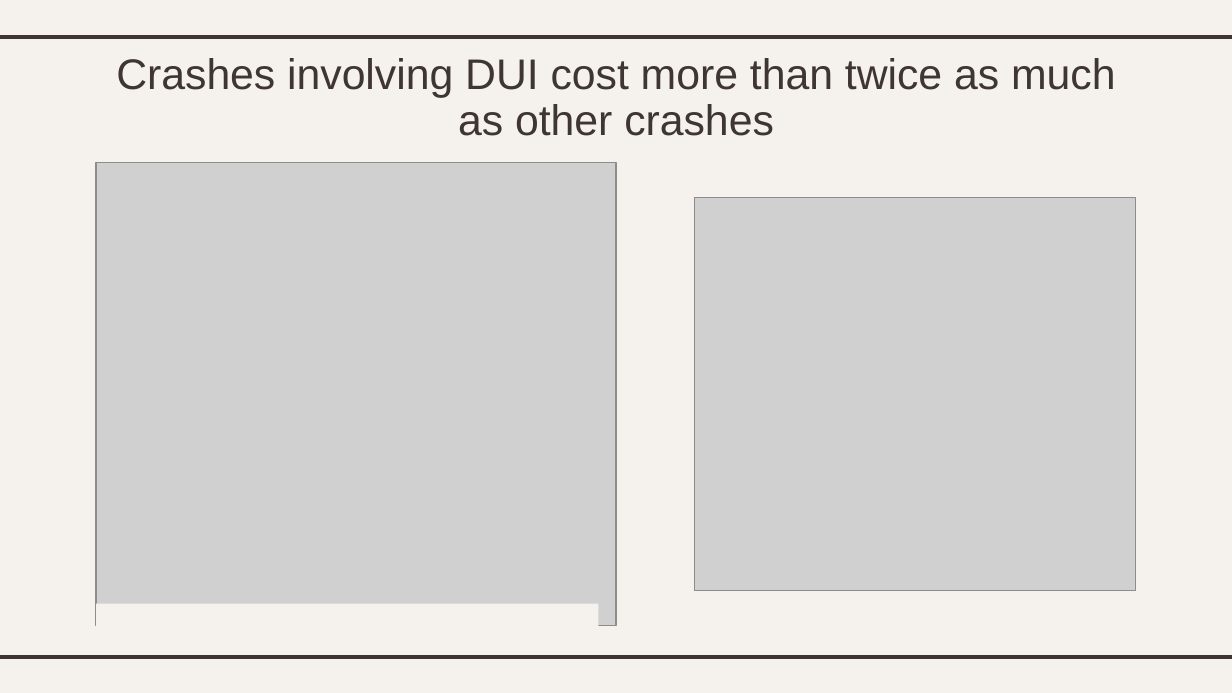
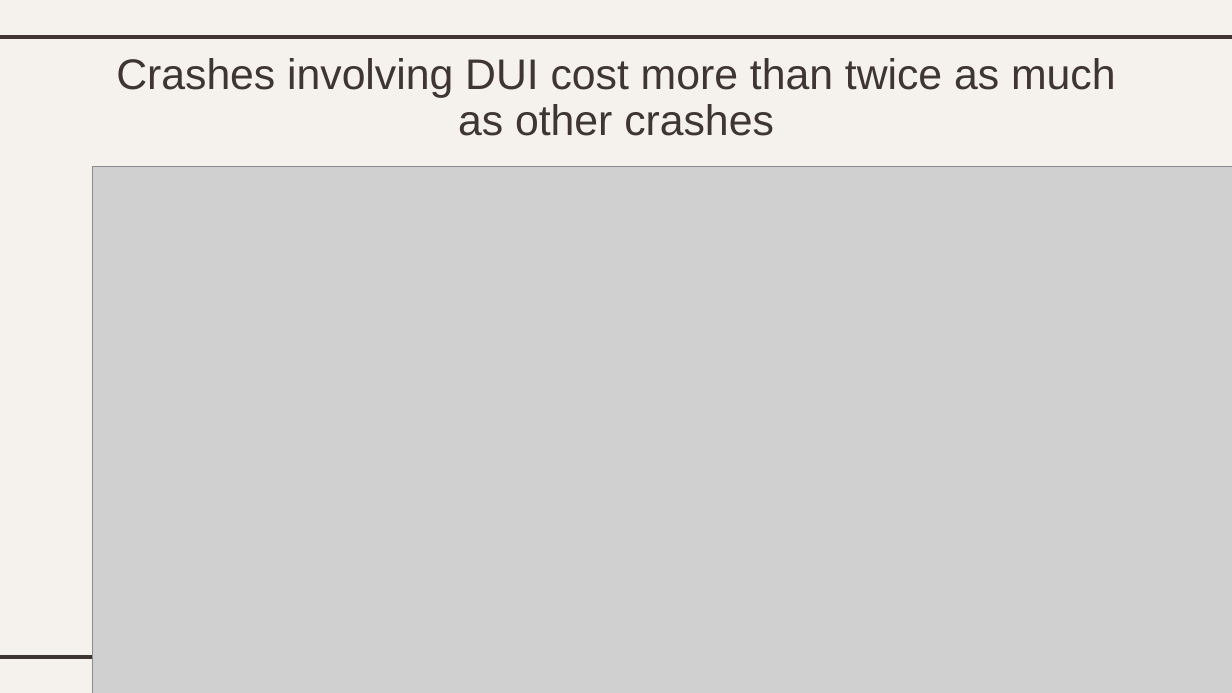
Before and after one commit to dtarek41/montgomery-crash-safety-capstone, a slide deck: slide 12 of deliverables/montgomery_crash_safety_presentation.pptx. Drawn at 1232x693 pixels with LibreOffice and Linux fonts; fonts in the diff are those of the drawing; grey boxes stand for pictures. Boxes give left, top, right and bottom in pixels: in the first picture for what was removed or moved away, otherwise in the second. Text is boxed around its words. In the diff, an @@ line names an element or a change of style, - is before the commit and + after.

Commit message:
Polish Montgomery crash safety portfolio

```diff
--- a/deliverables/montgomery_crash_safety_presentation.pptx
+++ b/deliverables/montgomery_crash_safety_presentation.pptx
@@ picture added at box(92, 166, 1232, 693) @@
@@ picture removed at box(96, 163, 616, 626) @@
@@ picture removed at box(695, 197, 1136, 590) @@
@@ rectangle removed at box(96, 604, 599, 643) @@
```
Also in this commit, not shown: 12 other slides changed, 2 slides added, 2 slides removed, 31 other files.
